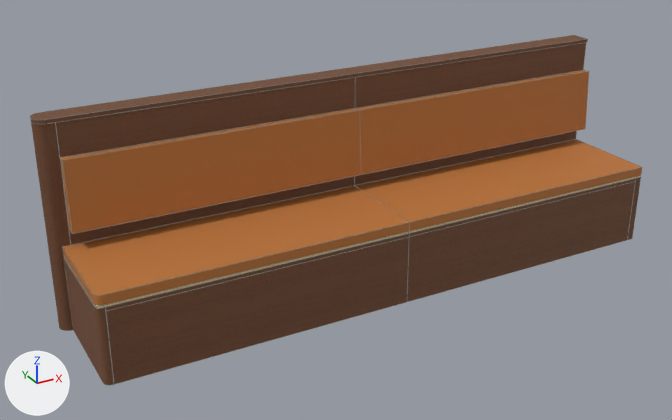
The glTF model 2026-156-Restaurant-A-08-08-Sofabenk-ved-WC/modell.glb as it was, and as the next commit left it.
The view is the same before and after, from a 50 mm camera at (-735.0, -4264.0, 2414.0) aimed at (1449.0, -293.0, 428.0). The axes (+X, +Y, +Z) are drawn at lower left. The lights are the same throughout. The picture after the commit comes second.
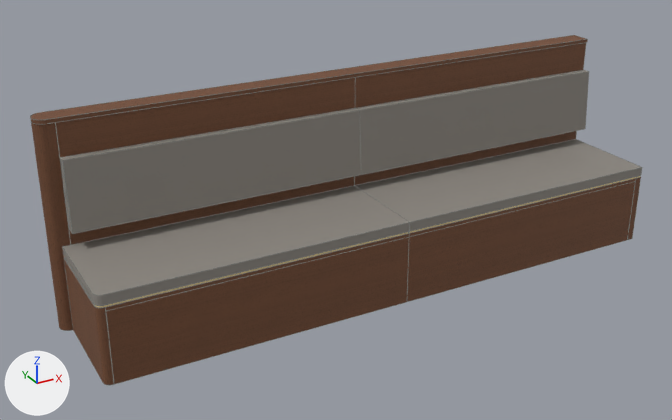
What differs and where, as boxes (x1, y1, x2, y2) in the pictures (672 x 420 px):
'Mesh_0', recoloured: (58, 68, 643, 312) in both

Diff of the bpy script that builds the scene:
```diff
--- a/2026-156-Restaurant-A-08-08-Sofabenk-ved-WC/modell.glb.py
+++ b/2026-156-Restaurant-A-08-08-Sofabenk-ved-WC/modell.glb.py
@@ mat_skum_m_trekk_elmosoft @@
 mat_skum_m_trekk_elmosoft = principled_material('Skum m/trekk Elmosoft')
-mat_skum_m_trekk_elmosoft.base_color = (0.494, 0.173, 0.0385)  # orange #bb7337
+mat_skum_m_trekk_elmosoft.base_color = (0.267, 0.247, 0.22)  # grey #8d8881
 mat_skum_m_trekk_elmosoft.roughness = 0.75
```
